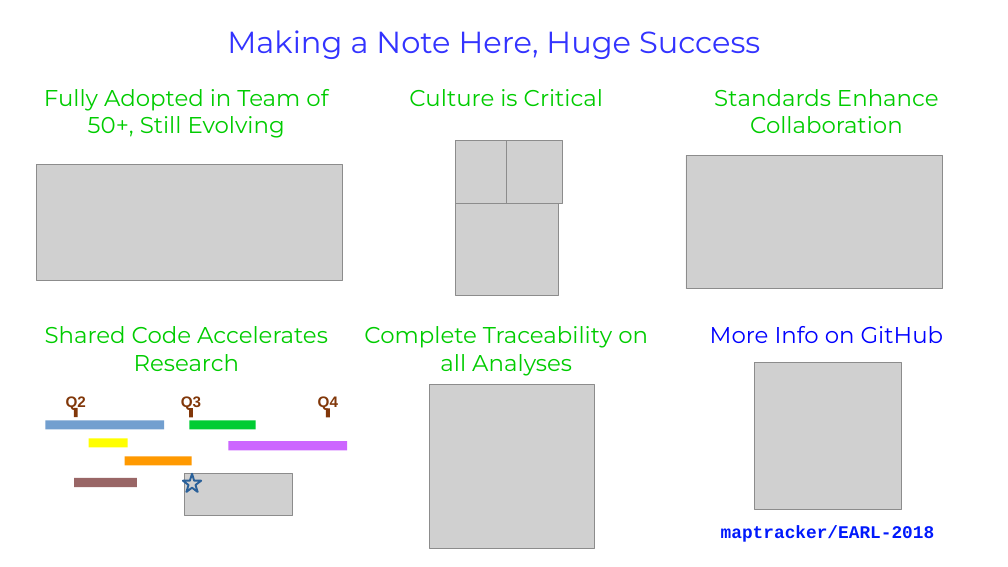
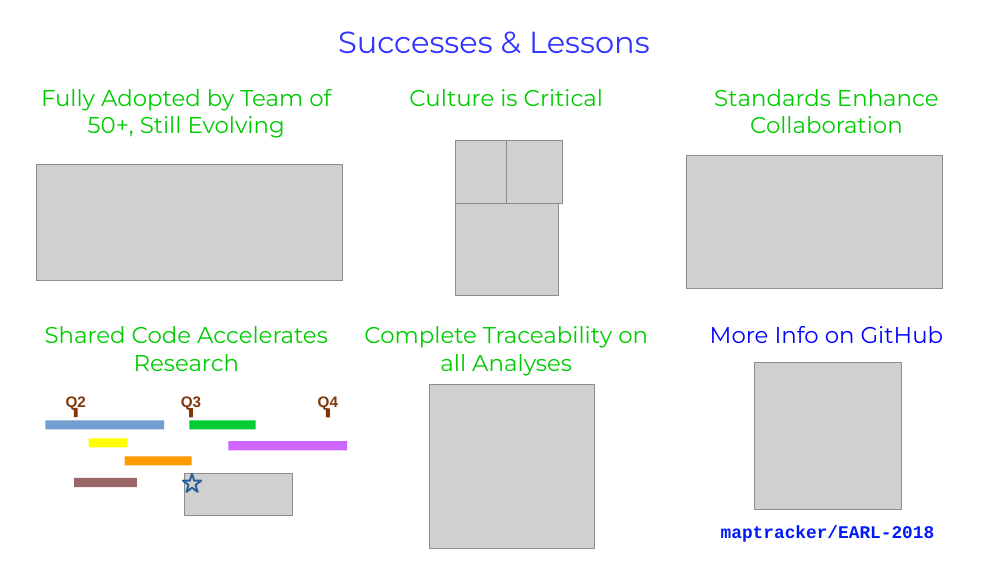
Before and after one commit to maptracker/EARL-2018, a slide deck: slide 4 of BCBB Lightning Talk/BCBB Lightning Talk.odp. Drawn at 1008x567 pixels with LibreOffice and Linux fonts; fonts in the diff are those of the drawing; grey boxes stand for pictures. Boxes give left, top, right and bottom in pixels: in the first picture for what was removed or moved away, otherwise in the second. Text is boxed around its words. In the diff, an @@ line names an element or a change of style, - is before the commit and + after.

```diff
--- a/BCBB Lightning Talk/BCBB Lightning Talk.odp
+++ b/BCBB Lightning Talk/BCBB Lightning Talk.odp
@@ text at [338,31,650,53]: text changed @@
-Making a Note Here, Huge Success
+Successes & Lessons
@@ table at [27,80,987,555] @@
-row 1, column 1: Fully Adopted in Team of 50+, Still Evolving
+row 1, column 1: Fully Adopted by Team of 50+, Still Evolving
```
Also in this commit, not shown: 1 other slide changed, 1 other file.
